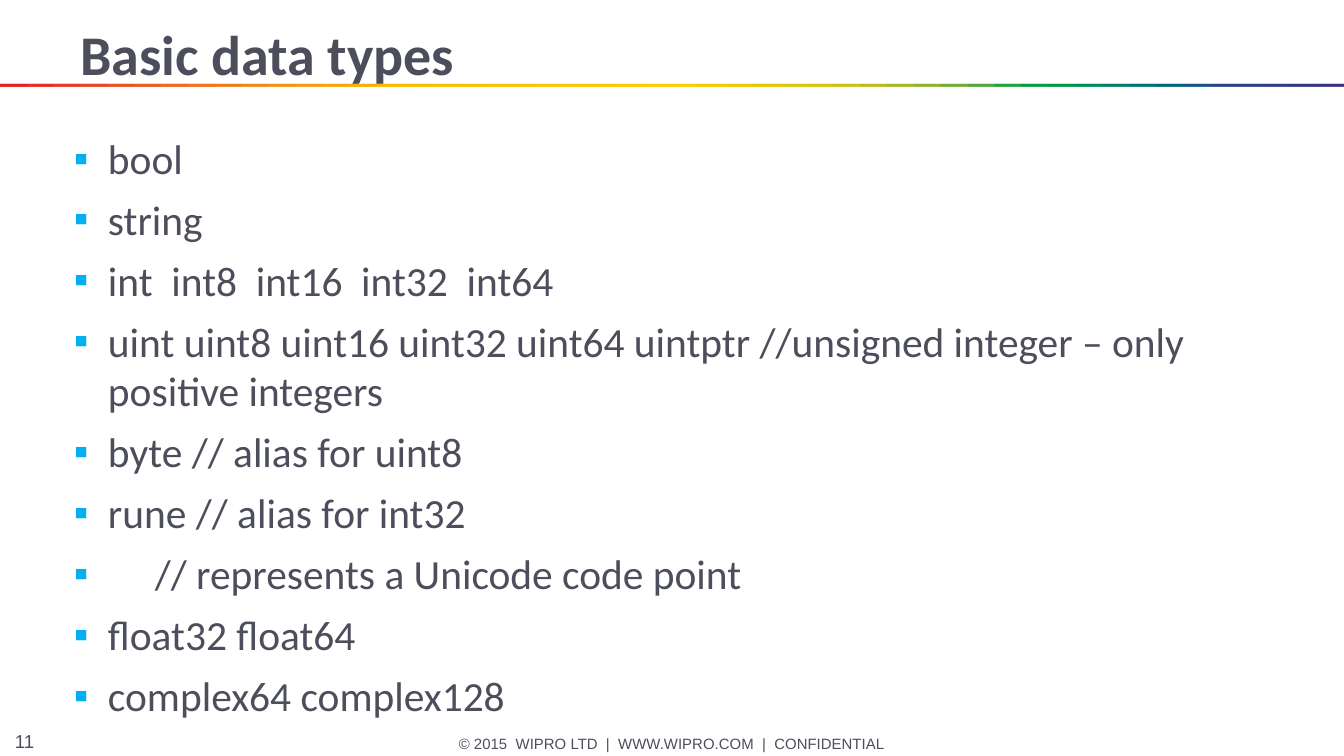
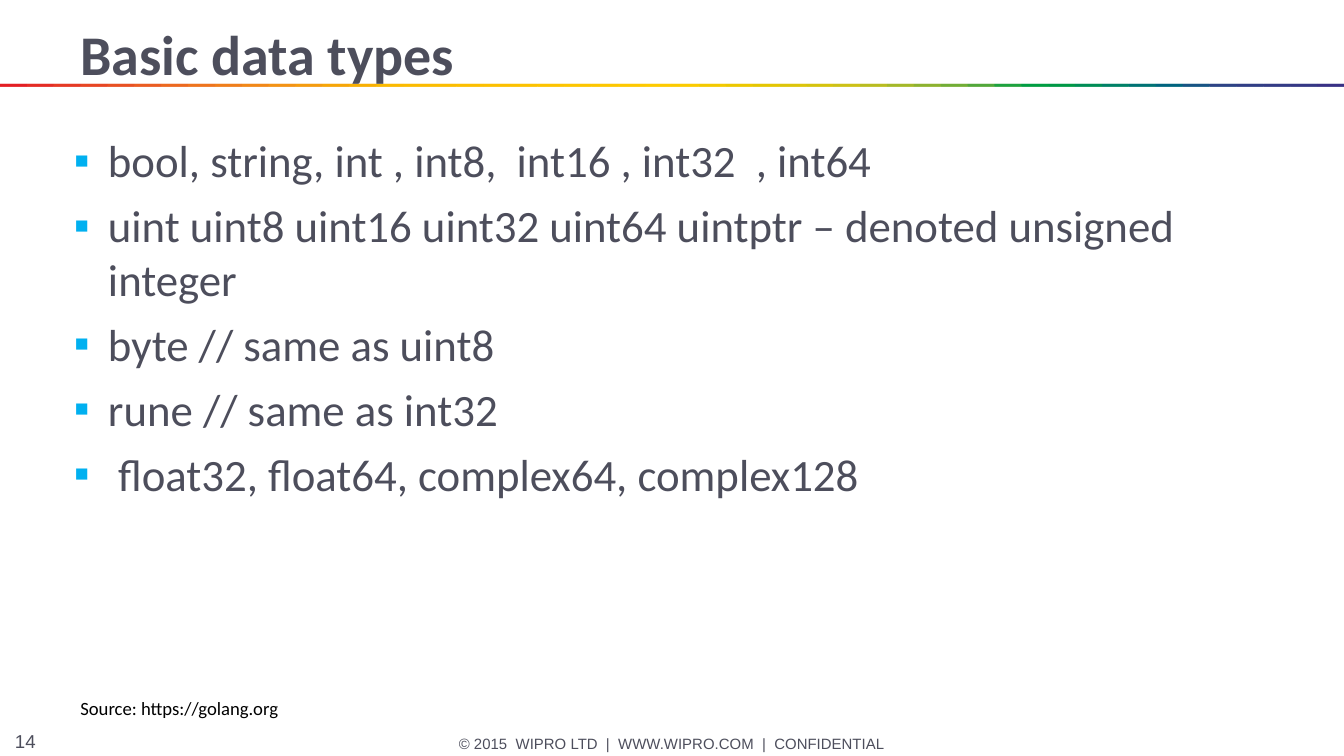
Before and after one commit to HANAND1979/go, a slide deck: slide 14 of go/Go.pptx (slide 11 before the commit). Drawn at 1344x756 pixels with LibreOffice and Linux fonts; fonts in the diff are those of the drawing. Boxes give left, top, right and bottom in pixels: in the first picture for what was removed or moved away, otherwise in the second. Text is boxed around its words. In the diff, an @@ line names an element or a change of style, - is before the commit and + after.

```diff
--- a/go/Go.pptx
+++ b/go/Go.pptx
@@ text at [108,146,1174,498]: text changed; size 22.2 to 24 pt @@
-▪ bool
-▪ string
-▪ int int8 int16 int32 int64
-▪ uint uint8 uint16 uint32 uint64 uintptr //unsigned integer – only positive integers
-▪ byte // alias for uint8
-▪ rune // alias for int32
-▪ // represents a Unicode code point
-▪ float32 float64
-▪ complex64 complex128
+▪ bool, string, int , int8, int16 , int32 , int64
+▪ uint uint8 uint16 uint32 uint64 uintptr – denoted unsigned integer
+▪ byte // same as uint8
+▪ rune // same as int32
+▪ float32, float64, complex64, complex128
@@ text added at [80,702,278,719], 10 pt, text #000000 @@
+Source: https://golang.org
@@ page number at [15,735,36,748]: text changed @@
-11
+14
```
Also in this commit, not shown: 10 other slides changed, 8 slides added, 3 slides removed.
